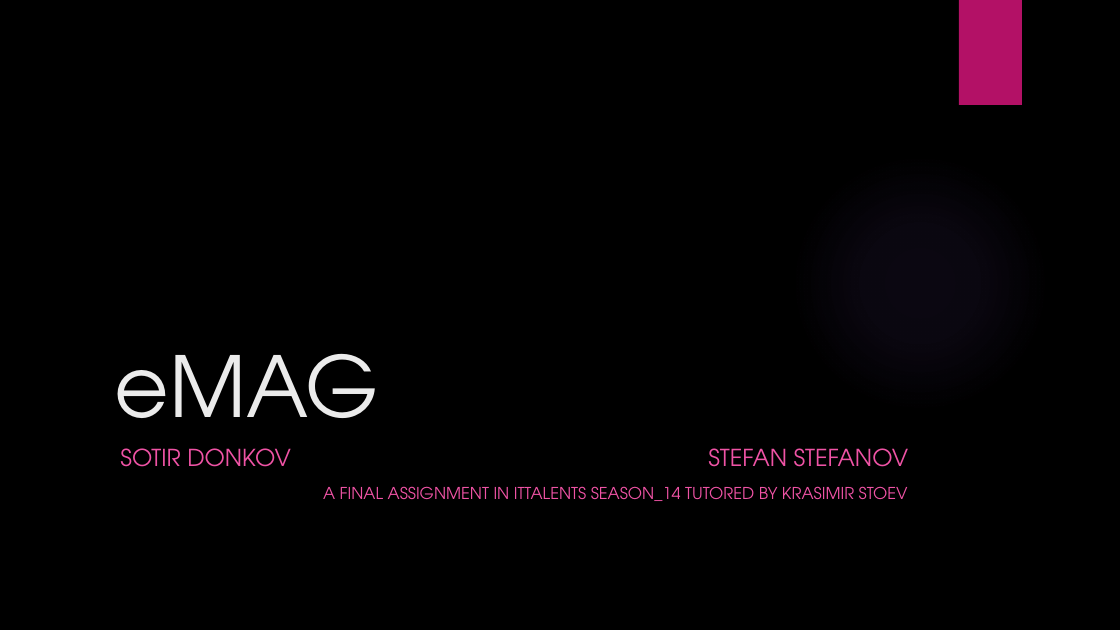
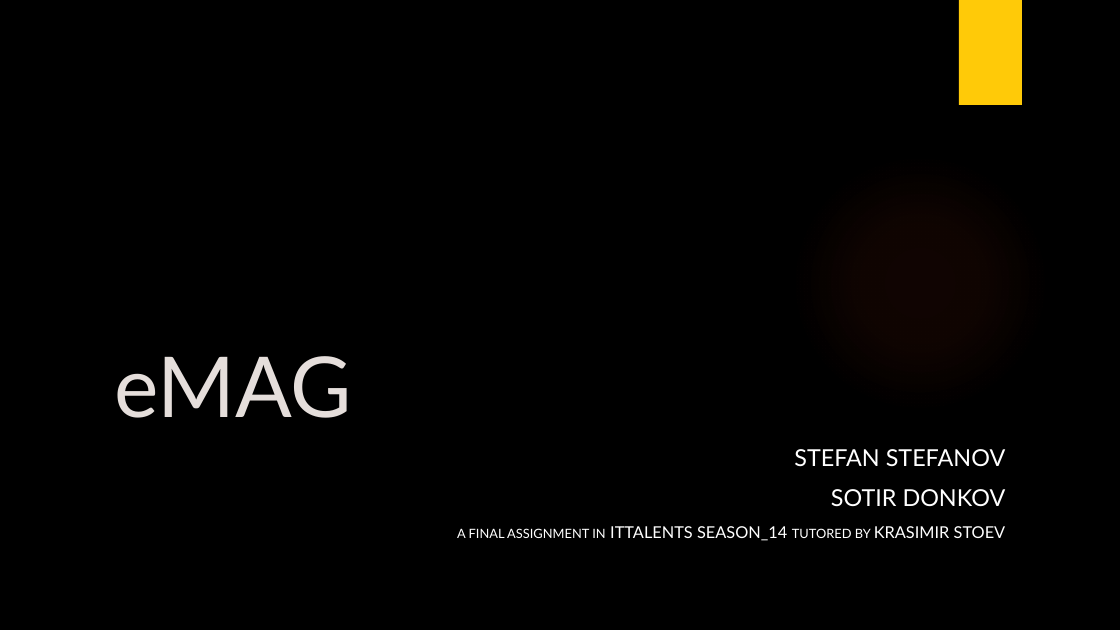
Before and after one commit to Stef-Stefanov/Emag, a slide deck: slide 1 of eMAG.pptx. Drawn at 1120x630 pixels with LibreOffice and Linux fonts; fonts in the diff are those of the drawing; background and template pictures are left out. Boxes give left, top, right and bottom in pixels: in the first picture for what was removed or moved away, otherwise in the second. Text is boxed around its words. In the diff, an @@ line names an element or a change of style, - is before the commit and + after.

```diff
--- a/eMAG.pptx
+++ b/eMAG.pptx
@@ rectangle at [959, 0, 1022, 105]: fill #B31166 to #FFCA08 @@
@@ title "eMAG" at [114, 356, 352, 418]: font TeX Gyre Adventor to Lato, text colour #EBEBEB to #E5DEDB @@
@@ ellipse at [791, 154, 1049, 413]: fill gradient #9B6BF2 to gradient #E64823 @@
@@ subtitle at [794, 449, 1006, 506]: text changed; font TeX Gyre Adventor to Lato; text colour #EF53A5 to #FFFFFF @@
-SOTIR DONKOV STEFAN STEFANOV
+STEFAN STEFANOV
+SOTIR DONKOV
@@ subtitle at [457, 526, 1006, 541]: size 14 to 11 pt in "A FINAL ASSIGNMENT IN TUTORED BY"; font TeX Gyre Adventor to Lato, text colour #EF53A5 to #FFFFFF in "A FINAL ASSIGNMENT IN ITTALENTS SEASON_14 TUTORED ..." @@
```
Also in this commit, not shown: 10 other slides changed, 12 other files.
